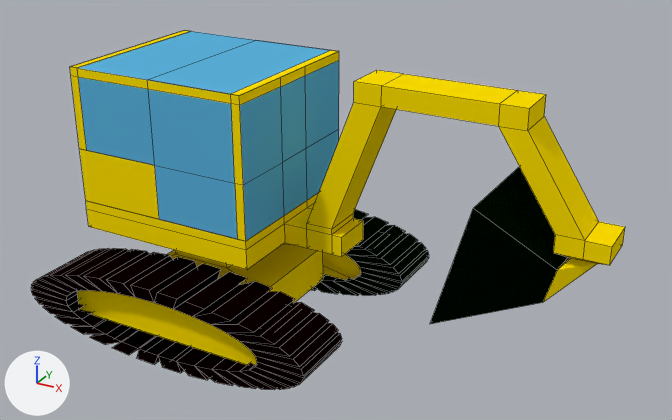
The Blender file image_source/blender/bagger_rot.blend, before and after one commit.
Both versions are drawn from a 50 mm lens placed at (8.66, -12.34, 7.7), pointed at (1.96, -0.15, 1.61). The axes (+X, +Y, +Z) are drawn at lower left. The lights are the same throughout. Mesh edges are drawn as thin lines.

In view in the first picture: 'Tube'.
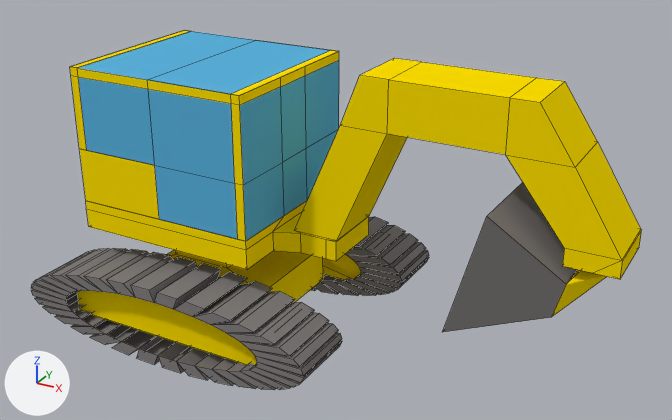
Changed parts and their boxes [x1, y1, x2, y2] in the pictures (672 x 420 px; the box of a moved part takes in the faces that stretch with it):
'Tube', recoloured, reshaped (black to grey): before [31, 30, 625, 390]; after [31, 30, 642, 390]
part 1 of me_tube, moved or reshaped: before [246, 70, 625, 324]; after [246, 58, 642, 332]

Diff of the bpy script that builds the scene:
```diff
--- a/image_source/blender/bagger_rot.blend.py
+++ b/image_source/blender/bagger_rot.blend.py
@@ mat_material_009 @@
 mat_material_009 = diffuse_material('Material.009')
-mat_material_009.base_color = (0.00392, 0.0, 0.0)  # black #0d0000
+mat_material_009.base_color = (0.22, 0.204, 0.204)  # grey #817d7d
@@ mat_material_010 @@
 mat_material_010 = diffuse_material('Material.010')
-mat_material_010.base_color = (0.0, 0.00392, 0.0)  # black #000d00
+mat_material_010.base_color = (0.22, 0.204, 0.204)  # grey #817d7d
@@ mat_material_007 @@
 mat_material_007 = diffuse_material('Material.007')
-mat_material_007.base_color = (0.0, 0.00392, 0.0)  # black #000d00
+mat_material_007.base_color = (0.22, 0.204, 0.204)  # grey #817d7d
@@ me_tube @@
 # used by ob_tube; location = (1.81, -0.15, 1.6); rotation_euler = (0.0, 0.0, 6.278), in degrees (0, 0, 360)
-me_tube.from_pydata(...)  # 618 vertices, 553 faces; spans x -4.64..4.64, y -2.3..2.3, z -2.33..2.33
+me_tube.from_pydata(...)  # 618 vertices, 553 faces; spans x -4.64..4.84, y -2.3..2.3, z -2.33..2.49
+# me_tube part 1: 60 of 618 vertices moved; they spanned x -0.62..4.64, y -1.19..1.26, z -0.88..2.33 and now span x -0.62..4.84, y -1.19..1.26, z -0.96..2.49; mean shift (0.15, 0.0, -0.06); largest move (3.33, -0.38, 2.01) -> (4.07, -0.57, 1.68)
 me_tube.materials.append(mat_material_009)
```
